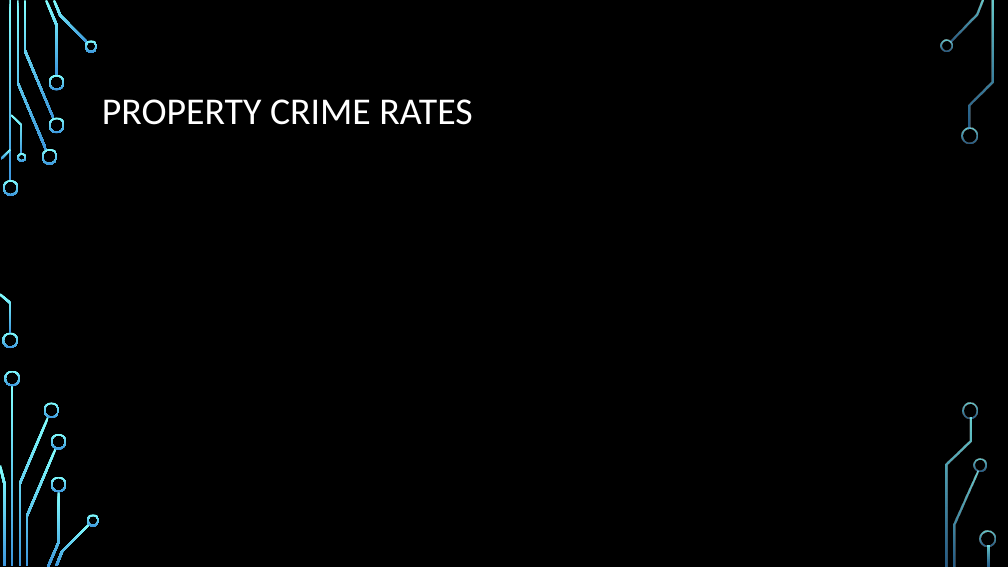
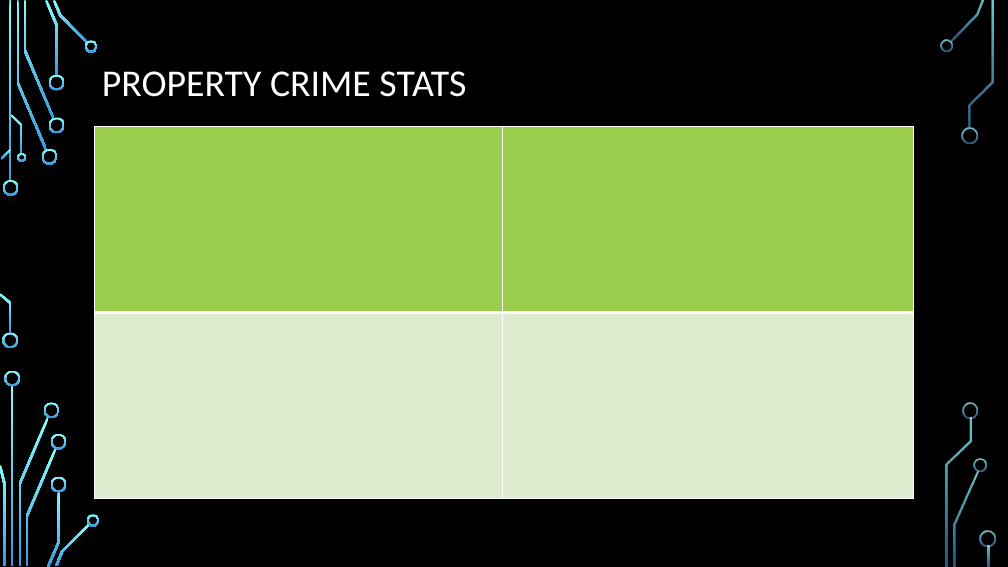
Before and after one commit to HeatherLD/API-Project, a slide deck: slide 4 of API project presentation.pptx. Drawn at 1008x567 pixels with LibreOffice and Linux fonts; fonts in the diff are those of the drawing; background and template pictures are left out. Boxes give left, top, right and bottom in pixels: in the first picture for what was removed or moved away, otherwise in the second. Text is boxed around its words. In the diff, an @@ line names an element or a change of style, - is before the commit and + after.

```diff
--- a/API project presentation.pptx
+++ b/API project presentation.pptx
@@ title at bbox=[102, 71, 466, 97]: text changed @@
-PROPERTY CRIME RATES
+PROPERTY CRIME STATS
@@ table added at bbox=[95, 126, 913, 498], 2 rows, 2 columns @@
+ | 
+ | 
```
Also in this commit, not shown: 3 other slides changed, 2 slides added, 1 slide removed.
